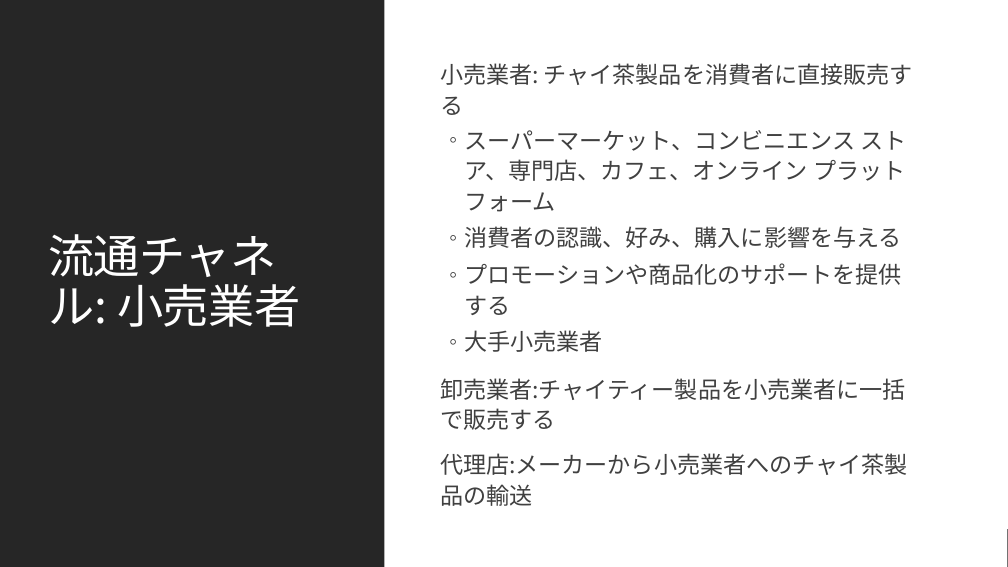
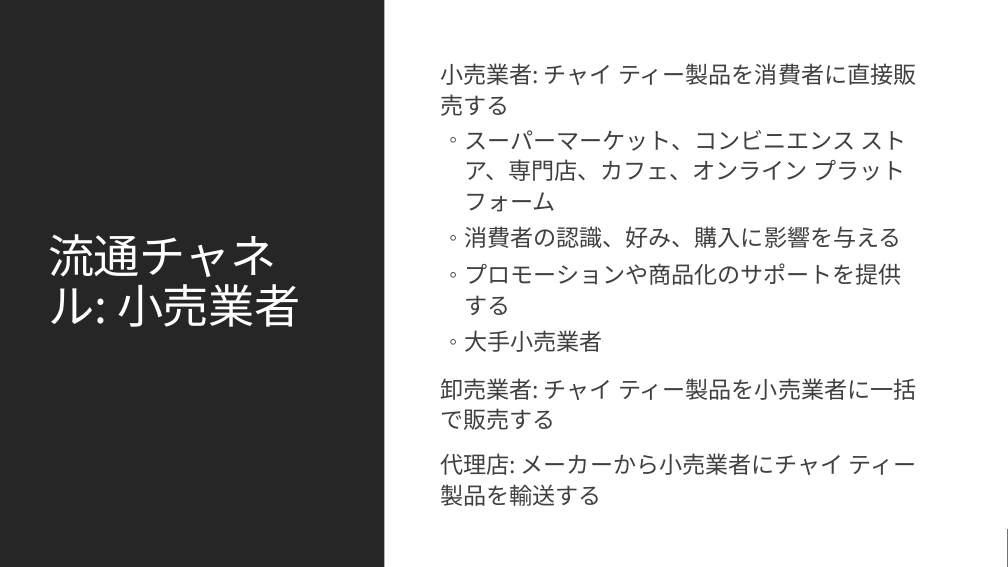
Before and after one commit to MicrosoftLearning/MS-4004-Empower-workforce-copilot-use-cases.ja-jp, a slide deck: slide 8 of ResourceFiles/Mystic Spice Premium Chai Market Analysis Presentation.pptx. Drawn at 1008x567 pixels with LibreOffice and Linux fonts; fonts in the diff are those of the drawing. Boxes give left, top, right and bottom in pixels: in the first picture for what was removed or moved away, otherwise in the second. Text is boxed around its words. In the diff, an @@ line names an element or a change of style, - is before the commit and + after.

```diff
--- a/ResourceFiles/Mystic Spice Premium Chai Market Analysis Presentation.pptx
+++ b/ResourceFiles/Mystic Spice Premium Chai Market Analysis Presentation.pptx
@@ text at [440,63,916,116]: text changed @@
-  小売業者: チャイ茶製品を消費者に直接販売する
+  小売業者: チャイ ティー製品を消費者に直接販売する
@@ text at [440,378,917,506]: text changed @@
-  卸売業者:チャイティー製品を小売業者に一括で販売する
-  代理店:メーカーから小売業者へのチャイ茶製品の輸送
+  卸売業者: チャイ ティー製品を小売業者に一括で販売する
+  代理店: メーカーから小売業者にチャイ ティー製品を輸送する
```
Also in this commit, not shown: 5 other slides changed, 31 other files.
